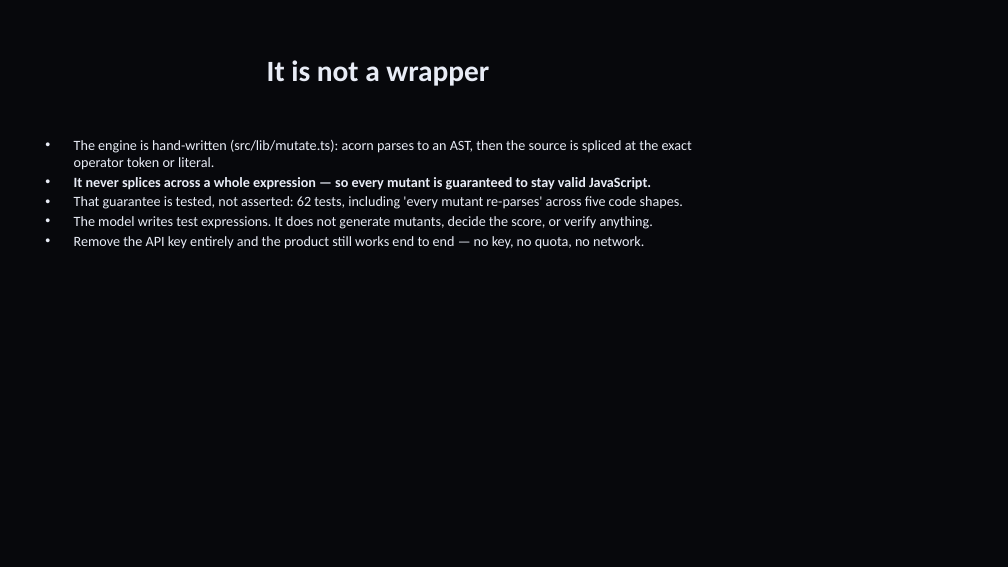
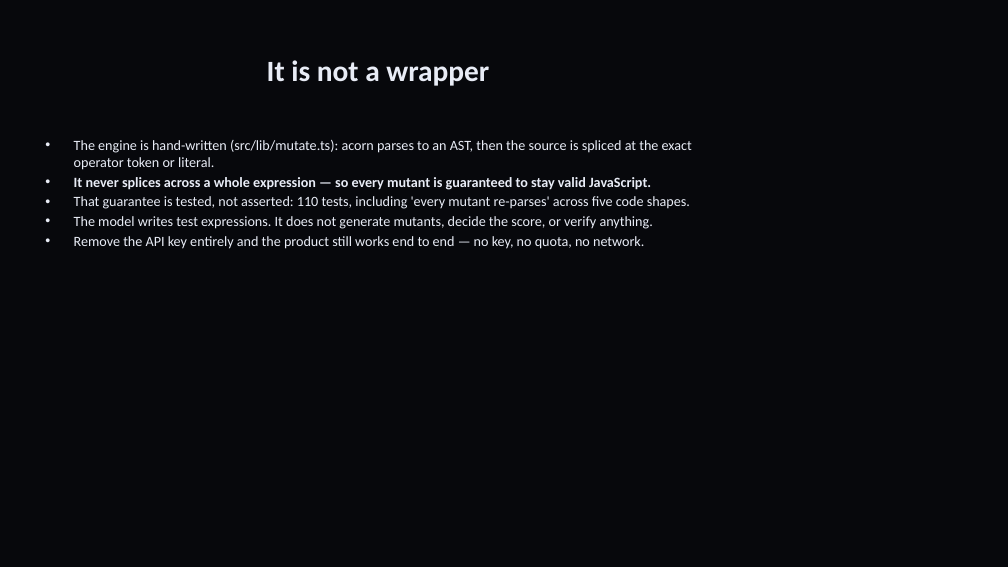
Before and after one commit to sgoel2be24-cyber/mutant, a slide deck: slide 4 of deck/Mutant-HackDevengers2.pptx. Drawn at 1008x567 pixels with LibreOffice and Linux fonts; fonts in the diff are those of the drawing. Boxes give left, top, right and bottom in pixels: in the first picture for what was removed or moved away, otherwise in the second. Text is boxed around its words. In the diff, an @@ line names an element or a change of style, - is before the commit and + after.

Commit message:
docs+deck: reframe around 'who checks AI-written tests?', surface the verified Kill-this-mutant loop, update demo steps and test counts (110)

```diff
--- a/deck/Mutant-HackDevengers2.pptx
+++ b/deck/Mutant-HackDevengers2.pptx
@@ text at <box>74,196,690,209</box>: text changed @@
-• That guarantee is tested, not asserted: 62 tests, including 'every mutant re-parses' across five code shapes.
+• That guarantee is tested, not asserted: 110 tests, including 'every mutant re-parses' across five code shapes.
```
Also in this commit, not shown: 6 other slides changed, 1 other file.
